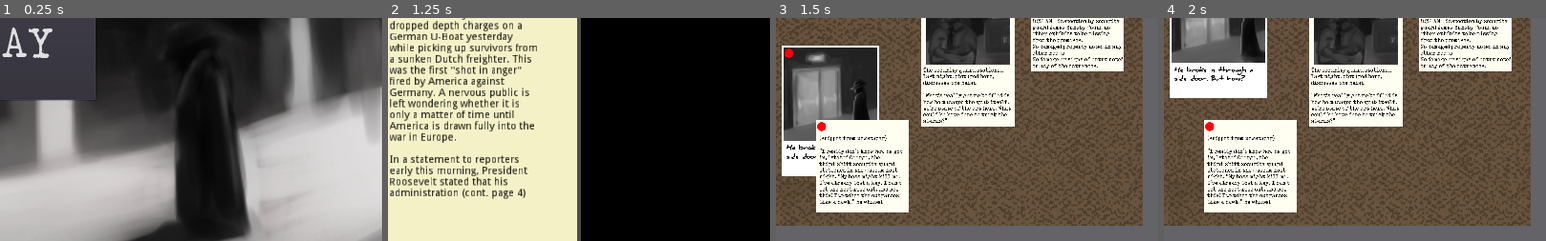
Above: before the commit, frames 1-4 (left to right).
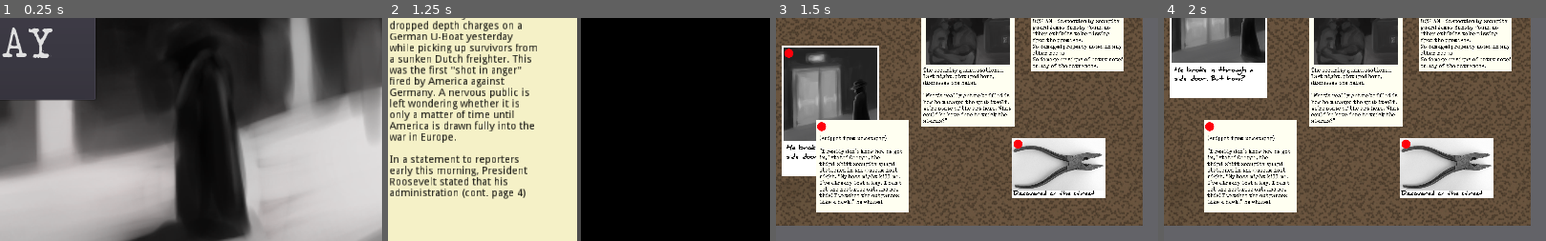
Above: after the commit, the same moments.

Repository: IanWark/VGADGameJamWinter2019
Game: Godot game, scene res://scenes/MainMenu.tscn
The game is run twice, just before and just after one commit, with the same random seed, the same clock (stepped at 60 frames per second) and the same inputs. Sound files missing from this copy of the repository are replaced by a short silence.
Inputs (mouse positions are % of the whole screen's width and height, from its top left):
- Up to frame 1 (0.25 s): no input
- Up to frame 2 (1.25 s): click "PLAY" at 0.5 s
- Up to frame 3 (1.5 s): tap Enter at 1.25 s; move the mouse to (72, 45) at 1.27 s; press the mouse at (72, 45) at 1.28 s
- Up to frame 4 (2 s): no input
The pictures show only the part of the screen within x 50-100%, y 50-100%; the shares and areas given below are measured in that part.

Frames 1-2 are identical in both runs. In frame 3, 6.5% of the frame differs, in the area x 61-87%, y 53-81%; in frame 4, 6.5%.

Commit message:
add wirecutters to game_screen

Diff:
--- a/scenes/game_screen.tscn
+++ b/scenes/game_screen.tscn
@@ -12,9 +12,10 @@
 [ext_resource path="res://scenes/clues/panel.tscn" type="PackedScene" id=10]
 [ext_resource path="res://scenes/clues/clock.tscn" type="PackedScene" id=11]
 [ext_resource path="res://scenes/clues/damage.tscn" type="PackedScene" id=12]
-[ext_resource path="res://music/Dances and Dames.ogg" type="AudioStream" id=13]
-[ext_resource path="res://sound/tap.wav" type="AudioStream" id=14]
-[ext_resource path="res://sound/page.wav" type="AudioStream" id=15]
+[ext_resource path="res://scenes/clues/wirecutters.tscn" type="PackedScene" id=13]
+[ext_resource path="res://music/Dances and Dames.ogg" type="AudioStream" id=14]
+[ext_resource path="res://sound/tap.wav" type="AudioStream" id=15]
+[ext_resource path="res://sound/page.wav" type="AudioStream" id=16]
 
 [sub_resource type="Gradient" id=1]
 
@@ -59,7 +60,7 @@
 "values": [ Color( 0, 0, 0, 0 ), Color( 0, 0, 0, 1 ) ]
 }
 
-[node name="Main" type="Node" index="0"]
+[node name="Main" type="Node"]
 
 script = ExtResource( 1 )
 _sections_unfolded = [ "Margin" ]
@@ -343,25 +344,20 @@
 
 position = Vector2( 916.137, 310.177 )
 
-[node name="AudioStreamPlayer" type="AudioStreamPlayer" parent="." index="13"]
-
-stream = ExtResource( 13 )
+[node name="wirecutters" parent="." index="13" instance=ExtResource( 13 )]
+
+position = Vector2( 890.643, 497.045 )
+
+[node name="AudioStreamPlayer" type="AudioStreamPlayer" parent="." index="14"]
+
+stream = ExtResource( 14 )
 volume_db = 0.0
 pitch_scale = 1.0
 autoplay = true
 mix_target = 0
 bus = "Master"
 
-[node name="tap" type="AudioStreamPlayer" parent="." index="14"]
-
-stream = ExtResource( 14 )
-volume_db = 0.0
-pitch_scale = 1.0
-autoplay = false
-mix_target = 0
-bus = "Master"
-
-[node name="page" type="AudioStreamPlayer" parent="." index="15"]
+[node name="tap" type="AudioStreamPlayer" parent="." index="15"]
 
 stream = ExtResource( 15 )
 volume_db = 0.0
@@ -370,6 +366,15 @@
 mix_target = 0
 bus = "Master"
 
+[node name="page" type="AudioStreamPlayer" parent="." index="16"]
+
+stream = ExtResource( 16 )
+volume_db = 0.0
+pitch_scale = 1.0
+autoplay = false
+mix_target = 0
+bus = "Master"
+
 [connection signal="animation_finished" from="ItemViewLayer/ItemViewBG/AnimationPlayer" to="." method="_on_AnimationPlayer_animation_finished"]
 
 [connection signal="finished" from="AudioStreamPlayer" to="." method="_on_AudioStreamPlayer_finished"]
Not shown: 1 places in scenes/game_screen.tscn that only renumber resources
